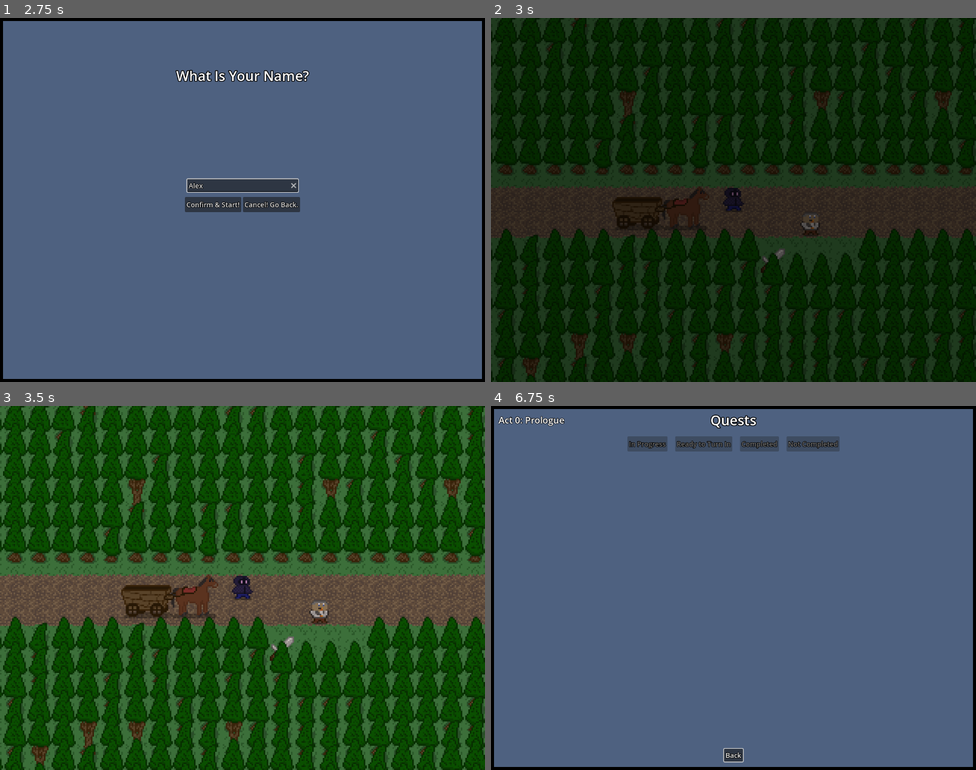
Above: before the commit, frames 1-4 (two rows, left to right).
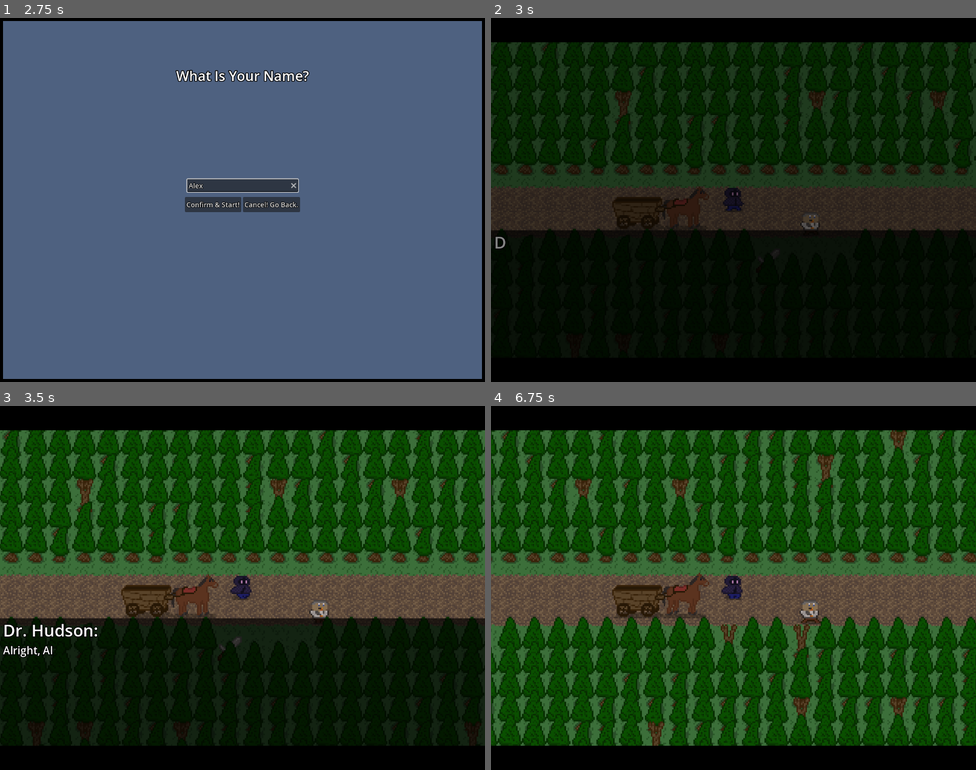
Above: after the commit, the same moments.

Repository: 123outerme/Shards-of-Grandeur
Game: Godot game, scene res://GameScenes/MainMenu.tscn
The game is run twice, just before and just after one commit, with the same random seed, the same clock (stepped at 60 frames per second) and the same inputs.
Inputs (mouse positions are in pixels of both pictures, inside the frame that each line leads up to):
- Up to frame 1 (2.75 s): click "New Game" at 0.5 s; click (242, 185) at 1.27 s; type "Alex" at 1.35 s; click "New Game" at 2 s
- Up to frame 2 (3 s): click "Confirm & Start!" at 2.75 s
- Up to frame 3 (3.5 s): no input
- Up to frame 4 (6.75 s): hold D (move_right) 3.53-4.28 s; hold F (game_decline) 3.53-4.28 s; tap Space (game_interact) at 3.8, 4.35, 5.3, 5.85 s; hold S (move_down) 4.28-5.03 s; tap F (game_decline) at 4.55, 6.05 s; hold D (move_right) 5.03-5.78 s; hold F (game_decline) 5.03-5.78 s; hold W (move_up) 5.78-6.53 s; hold A (move_left) from 6.53 s (still down); hold Q (game_quests) from 6.53 s (still down)

Frame 1 is identical in both runs. In frame 2, 42% of the frame differs, in the area x 0-100%, y 0-100%; in frame 3, 63%; in frame 4, 98%.
Error before the commit: Invalid access to property or key 'storyRequirements' on a base object of type 'Nil'. (res://Scripts/Cutscenes/CutscenePlayer.gd:66)

Commit message:
Fixed changes to cutscene, fixed NPC dialogue playing cutscene

Diff:
--- a/GameData/dialogue/dr_hudson/intro_map/drh_intro_2.tres
+++ b/GameData/dialogue/dr_hudson/intro_map/drh_intro_2.tres
@@ -1,8 +1,9 @@
-[gd_resource type="Resource" script_class="DialogueEntry" load_steps=6 format=3 uid="uid://df15dkbrsvuev"]
+[gd_resource type="Resource" script_class="DialogueEntry" load_steps=7 format=3 uid="uid://df15dkbrsvuev"]
 
 [ext_resource type="Script" path="res://Scripts/Dialogue/DialogueItem.gd" id="1_2b783"]
 [ext_resource type="Script" path="res://Scripts/Dialogue/DialogueEntry.gd" id="1_f1dys"]
 [ext_resource type="Script" path="res://Scripts/Quests/StoryRequirements.gd" id="2_eqoen"]
+[ext_resource type="Resource" uid="uid://kh7eona0y4n7" path="res://GameData/cutscenes/intro_scene/intro_exit_cutscene.tres" id="3_pniay"]
 
 [sub_resource type="Resource" id="Resource_15oxy"]
 script = ExtResource("1_2b783")
@@ -28,3 +29,4 @@
 entryId = "2"
 items = Array[ExtResource("1_2b783")]([SubResource("Resource_15oxy")])
 storyRequirements = SubResource("Resource_tuj1l")
+startsCutscene = ExtResource("3_pniay")
--- a/Prefabs/Maps/AllyTown.tscn
+++ b/Prefabs/Maps/AllyTown.tscn
@@ -228,6 +228,7 @@
 
 [node name="ColliderShape" parent="TileMap/Lance" index="1"]
 position = Vector2(0, 4)
+debug_color = Color(0, 0.6, 0.701961, 0)
 
 [node name="NavAgent" parent="TileMap/Lance" index="2"]
 targetPoints = Array[Vector2]([Vector2(200, -160), Vector2(240, -160)])
--- a/Prefabs/Maps/IntroMap.tscn
+++ b/Prefabs/Maps/IntroMap.tscn
@@ -121,11 +121,12 @@
 layer_3/z_index = 0
 layer_3/tile_data = PackedInt32Array(131063, 65539, 65537, 65527, 65539, 65537, -9, 65539, 65537, 196599, 65539, 65537, -65545, 65539, 65537, 65576, 65539, 65537, 40, 65539, 65537, -65496, 65539, 65537, -131032, 65539, 65537, 131112, 65539, 65537)
 
-[node name="DrHudson" parent="TileMap" instance=ExtResource("2_kq4m3")]
+[node name="DrHudson" parent="TileMap" node_paths=PackedStringArray("cutscenePlayer") instance=ExtResource("2_kq4m3")]
 position = Vector2(1, 16)
 displayName = "Dr. Hudson"
 saveName = "dr_hudson_intro"
 dialogueEntries = Array[ExtResource("4_igjr6")]([ExtResource("4_cycay"), ExtResource("5_yl54e")])
+cutscenePlayer = NodePath("../../CutscenePlayer")
 
 [node name="NPCSprite" parent="TileMap/DrHudson" index="0"]
 sprite_frames = ExtResource("3_cef0f")
@@ -200,7 +201,6 @@
 bossBattle = true
 specialBattleId = "first_rat"
 storyRequirements = SubResource("Resource_noxp6")
-combatantLevel = 1
 spawnRange = 0.0
 enemyPatrolRange = 8.0
 tilemap = NodePath("../TileMap")
--- a/Scripts/Cutscenes/CutscenePlayer.gd
+++ b/Scripts/Cutscenes/CutscenePlayer.gd
@@ -63,7 +63,7 @@
 			tweens.append(tween)
 
 func start_cutscene(newCutscene: Cutscene):
-	if playing or (cutscene.storyRequirements != null and not cutscene.storyRequirements.is_valid()):
+	if playing or (newCutscene.storyRequirements != null and not newCutscene.storyRequirements.is_valid()):
 		return
 	cutscene = newCutscene
 	timer = 0
--- a/Scripts/NPCs/NPCscript.gd
+++ b/Scripts/NPCs/NPCscript.gd
@@ -123,8 +123,10 @@
 		if data.dialogueItemIdx >= len(data.dialogueItems[data.dialogueIndex].items): # if the last entry of this item
 			if saveName != '':
 				PlayerResources.playerInfo.set_dialogue_seen(saveName, data.dialogueItems[data.dialogueIndex].entryId)
+			var startingCutscene: bool = false
 			if cutscenePlayer != null and data.dialogueItems[data.dialogueIndex].startsCutscene != null:
-				cutscenePlayer.play_cutscene(data.dialogueItems[data.dialogueIndex].startsCutscene)
+				cutscenePlayer.start_cutscene(data.dialogueItems[data.dialogueIndex].startsCutscene)
+				startingCutscene = true
 			data.dialogueIndex += 1
 			data.dialogueItemIdx = 0
 			if data.dialogueIndex >= len(data.dialogueItems): # if the last entry, dialogue is over
@@ -132,7 +134,8 @@
 				fetch_quest_dialogue_info()
 				for q in acceptableQuests:
 					PlayerResources.questInventory.accept_quest(q)
-				play_animation('stand')
+				if not startingCutscene:
+					play_animation('stand')
 				data.dialogueIndex = 0
 				data.dialogueLine = -1
 				data.dialogueItems = []
--- a/Scripts/Player/PlayerController.gd
+++ b/Scripts/Player/PlayerController.gd
@@ -137,7 +137,7 @@
 				face_horiz(talkNPC.position.x - position.x)
 			else: # this is continuing the NPC dialogue
 				textBox.advance_textbox(dialogueText)
-		else: # this is the end of NPC dialogue
+		elif not inCutscene: # this is the end of NPC dialogue and it didn't start a cutscene
 			textBox.hide_textbox()
 			SceneLoader.unpause_autonomous_movers()
 			set_talk_btns_vis(true)
@@ -192,8 +192,9 @@
 func set_talk_npc(npc: NPCScript):
 	talkNPC = npc
 	if npc == null:
-		textBox.hide_textbox()
-		disableMovement = false
+		if not inCutscene:
+			textBox.hide_textbox()
+			disableMovement = false
 		set_talk_btns_vis(false)
 		#shopButton.visible = false
 		#turnInButton.visible = false
